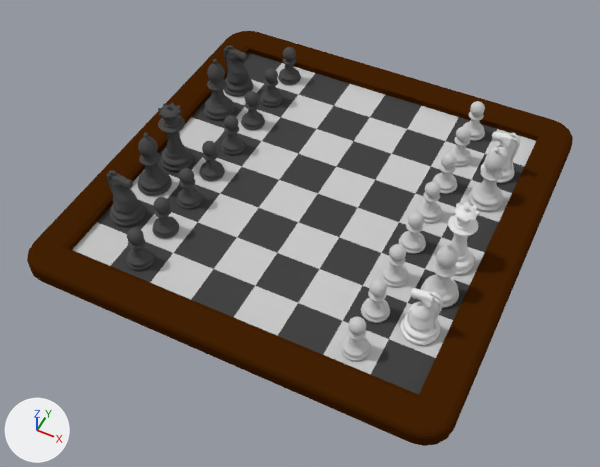
Two versions of the Blender file Chess/Chess/Ajedrez.blend, one commit apart.
Camera for both pictures: a 50 mm camera at (28.2, -60.9, 68.2) aimed at (0.7, -5.9, -0.6). Every picture has the same lights, and +X, +Y and +Z are marked at lower left.

Objects in the first picture: 'B Alfil 1', 'B Alfil 2', 'B Caballo 1', 'B Peon 2', 'B Reina', 'Marco', 'N Alfil 1', 'N Alfil 2', 'N Caballo 1', 'N Caballo 2', 'N Reina', 'tablero'.
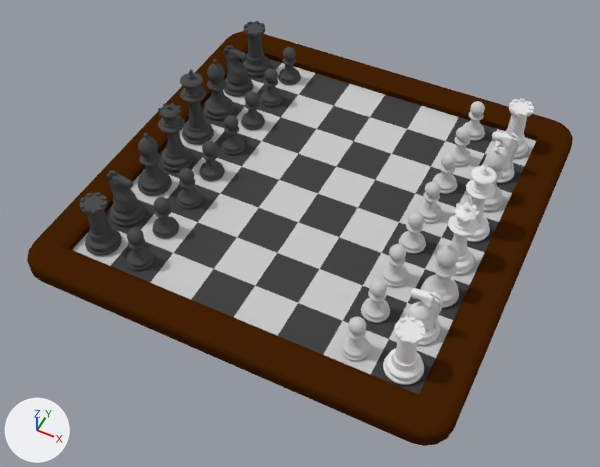
What the commit changed:
Material 'Pieza blanca' (mat_pieza_blanca_2) is new.
Its base color is (0.8, 0.8, 0.8) (white #e7e7e7).
Material 'Pieza Blanca' (mat_pieza_blanca_1) is new.
Its base color is (0.8, 0.8, 0.8) (white #e7e7e7).
Mesh me_cylinder_010 is new.
It has 2360 vertices, 2302 faces and spans x -1.96..1.96, y -1.96..1.96, z -4.9..4.9.
Mesh me_cylinder_014 is new.
It has 1486 vertices, 1418 faces, 5 loose edges and spans x -1.96..1.96, y -1.96..1.96, z -2.76..3.78.
It uses material mat_pieza_blanca_2 (white #e7e7e7).
Mesh me_cylinder_015 is new.
It has 1486 vertices, 1418 faces, 5 loose edges and spans x -1.96..1.96, y -1.96..1.96, z -2.76..3.78.
It uses material mat_pieza_blanca_1 (white #e7e7e7).
Mesh me_cylinder_013 is new.
It has 2360 vertices, 2302 faces and spans x -1.96..1.96, y -1.96..1.96, z -4.9..4.9.
It uses material mat_pieza_negra (dark grey #505050).
Mesh me_cylinder_016 is new.
It has 1486 vertices, 1418 faces, 5 loose edges and spans x -1.96..1.96, y -1.96..1.96, z -2.76..3.78.
It uses material mat_pieza_negra_1 (dark grey #505050).
Mesh me_cylinder_017 is new.
It has 1486 vertices, 1418 faces, 5 loose edges and spans x -1.96..1.96, y -1.96..1.96, z -2.76..3.78.
It uses material mat_pieza_negra_1 (dark grey #505050).
Object 'B Rey' (ob_b_rey) is new; it shows me_cylinder_010.
Its parent is ob_b_piezas.
Its matrix parent inverse is Matrix(((1.0, 0.0, 0.0, -15.0), (0.0, 1.0, 0.0, -0.0316), (0.0, 0.0, 1.0, -0.0000531), (0.0, 0.0, 0.0, 1.0))).
Its location is (17.56, 2.492, 4.905).
Its rotation in degrees is (0, 0, 86).
Object 'B Torre 1' (ob_b_torre_1) is new; it shows me_cylinder_014.
Its parent is ob_b_piezas.
Its matrix parent inverse is Matrix(((1.0, 0.0, 0.0, -15.0), (0.0, 1.0, 0.0, -0.0316), (0.0, 0.0, 1.0, -0.0000531), (0.0, 0.0, 0.0, 1.0))).
Its location is (17.54, -17.53, 2.767).
Object 'B Torre 2' (ob_b_torre_2) is new; it shows me_cylinder_015.
Its parent is ob_b_piezas.
Its matrix parent inverse is Matrix(((1.0, 0.0, 0.0, -15.0), (0.0, 1.0, 0.0, -0.0316), (0.0, 0.0, 1.0, -0.0000531), (0.0, 0.0, 0.0, 1.0))).
Its location is (17.54, 17.34, 2.767).
Object 'N Rey' (ob_n_rey) is new; it shows me_cylinder_013.
Its parent is ob_n_piezas.
Its matrix parent inverse is Matrix(((1.0, 0.0, 0.0, 15.04), (0.0, 1.0, 0.0, -0.0101), (0.0, 0.0, 1.0, -0.0000359), (0.0, 0.0, 0.0, 1.0))).
Its location is (-17.5, 2.492, 4.905).
Its rotation in degrees is (0, 0, 86).
Object 'N Torre 1' (ob_n_torre_1) is new; it shows me_cylinder_016.
Its parent is ob_n_piezas.
Its matrix parent inverse is Matrix(((1.0, 0.0, 0.0, 15.04), (0.0, 1.0, 0.0, -0.0101), (0.0, 0.0, 1.0, -0.0000359), (0.0, 0.0, 0.0, 1.0))).
Its location is (-17.47, 17.34, 2.767).
Object 'N Torre 2' (ob_n_torre_2) is new; it shows me_cylinder_017.
Its parent is ob_n_piezas.
Its matrix parent inverse is Matrix(((1.0, 0.0, 0.0, 15.04), (0.0, 1.0, 0.0, -0.0101), (0.0, 0.0, 1.0, -0.0000359), (0.0, 0.0, 0.0, 1.0))).
Its location is (-17.47, -17.22, 2.767).

Where the change shows, as pixel boxes [x1, y1, x2, y2] in the pictures (600 x 467 px):
'B Torre 1', added: after [383, 317, 425, 385]
'N Torre 2', added: after [80, 192, 122, 256]
'N Rey', added: after [180, 69, 214, 144]
'B Rey', added: after [466, 164, 497, 242]
'N Torre 1', added: after [243, 21, 271, 77]
'B Torre 2', added: after [495, 98, 534, 158]
